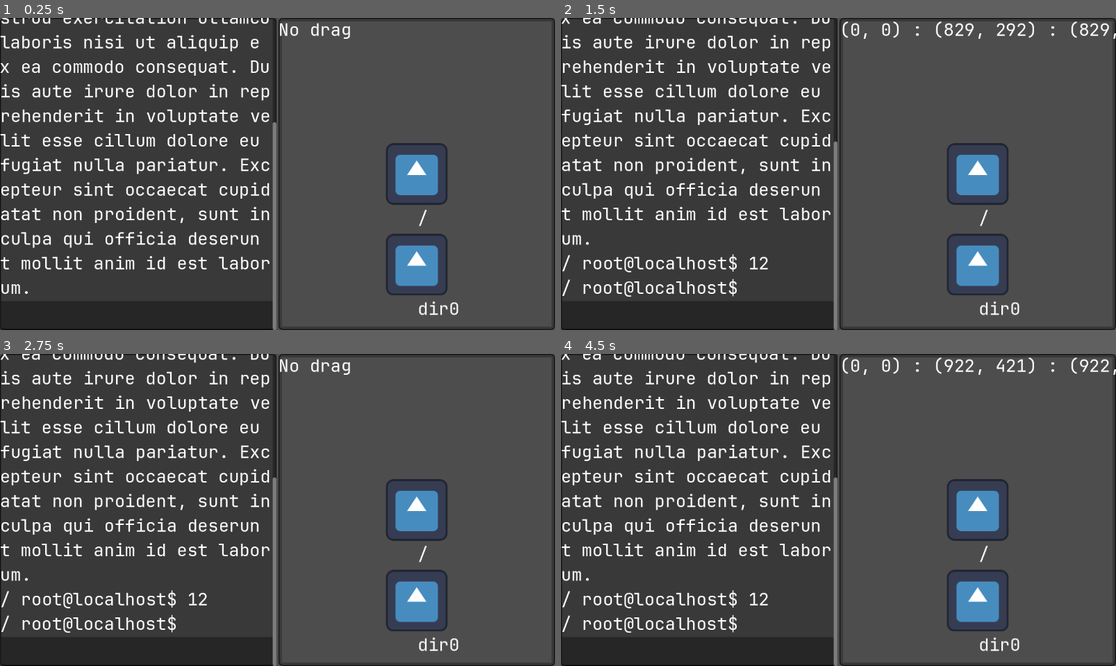
Above: before the commit, frames 1-4 (two rows, left to right).
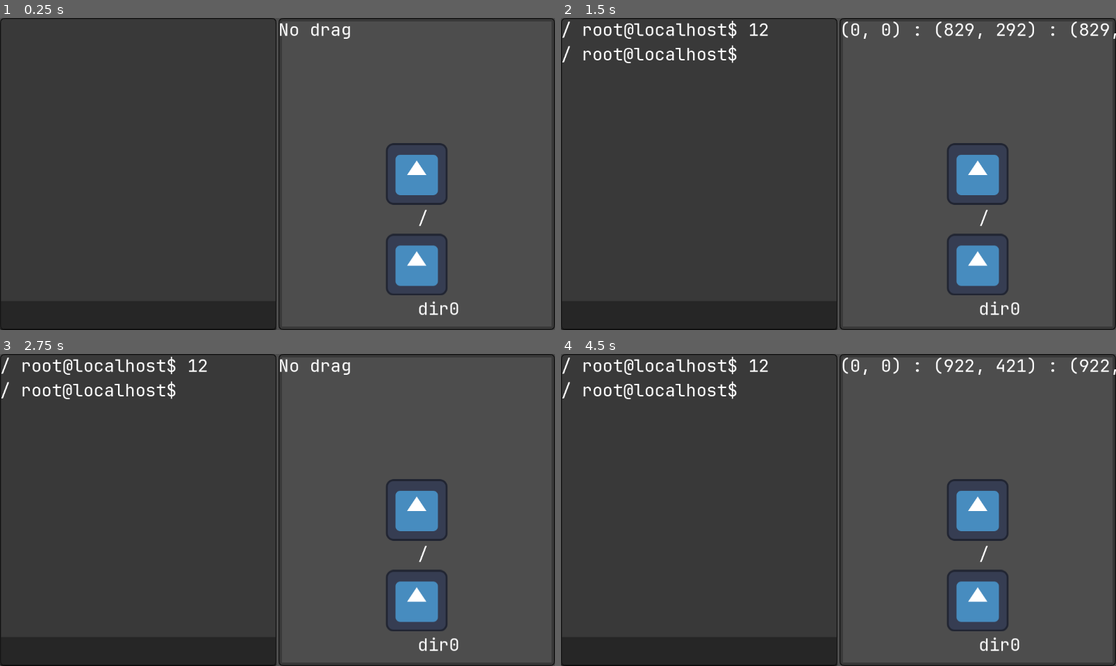
Above: after the commit, the same moments.

Repository: Curtis-Barnhart/GVS
Game: Godot game, scene res://Main.tscn
Two runs of this game, one before a commit and one after it. Both use one fixed random seed, a clock stepped at 60 frames per second and the inputs below. The engine's default icon, where the game draws it, is replaced by a stand-in: a white triangle on a blue panel in a dark square.
Inputs (mouse positions are in pixels of both pictures, inside the frame that each line leads up to):
- Up to frame 1 (0.25 s): no input
- Up to frame 2 (1.5 s): click (699, 314) at 0.52 s; type "12" at 0.6 s; tap Enter at 1.25, 1.35 s; move the mouse to (960, 158) at 1.27 s; click (960, 158) at 1.42 s
- Up to frame 3 (2.75 s): tap Space at 2 s; drag from (166, 525) to (416, 510) at 2.02 s
- Up to frame 4 (4.5 s): tap Enter at 2.75, 2.85, 4.25, 4.35 s; move the mouse to (894, 441) at 2.77 s; click (894, 441) at 2.92 s; tap Space at 3.5 s; drag from (810, 572) to (977, 600) at 3.52 s; move the mouse to (1005, 556) at 4.27 s; click (1005, 556) at 4.42 s

The runs differ from the first frame. In frame 1, 7.0% of the frame differs, in the area x 0-50%, y 0-100%; in frame 2, 7.6%; in frame 3, 7.6%; in frame 4, 7.6%.

Commit message:
Made utility queue object for passing strings between processes, made process ABC to simulate a process running with IO

Diff:
--- /dev/null
+++ b/gvm/process/premade/ls.gd
@@ -0,0 +1,24 @@
+class_name ProcessLS
+extends GVProcess
+
+
+func run() -> int:
+    var args: PackedStringArray = self.vargs.slice(1)
+    match Array(args):
+        []:
+            # TODO: update for files
+            for path in self.fs_man.read_dirs_in_dir(self.cwd):
+                var strpath: String = path.last()
+                if not strpath.begins_with("."):
+                    self.stdout.write(strpath + "\n")
+        ["-a"]:
+            for path in self.fs_man.read_dirs_in_dir(self.cwd):
+                var strpath: String = path.last().as_string(false)
+                self.stdout.write(strpath + "\n")
+        ["-a", ..]:
+            self.stdout.write("Not implemented yet\n")
+            return 1
+        [..]:
+            self.stdout.write("Not implemented yet\n")
+            return 1
+    return 0
--- /dev/null
+++ b/gvm/process/premade/mkdir.gd
@@ -0,0 +1 @@
+extends Node
--- /dev/null
+++ b/gvm/process/premade/rmdir.gd
@@ -0,0 +1 @@
+extends Node
--- /dev/null
+++ b/gvm/process/process.gd
@@ -0,0 +1,30 @@
+class_name GVProcess
+extends RefCounted
+
+var fs_man: FSManager = null
+## Queue to read strings from
+var stdin: IOQueue
+## Queue of outputed strings
+var stdout: IOQueue
+var vargs: PackedStringArray
+var cwd: FSPath
+
+
+func _init(
+    fs_manager: FSManager,
+    stdin: IOQueue,
+    stdout: IOQueue,
+    vargs: PackedStringArray,
+    cwd: FSPath
+) -> void:
+    self.fs_man = fs_manager
+    self.stdin = stdin
+    self.stdout = stdout
+    self.vargs = vargs
+    self.cwd = cwd
+
+
+func run() -> int:
+    # An abstract process can't run!
+    assert(false)
+    return 0
--- a/gvm/shell/GVShell.tscn
+++ b/gvm/shell/GVShell.tscn
@@ -42,7 +42,6 @@
 layout_mode = 2
 size_flags_horizontal = 3
 size_flags_vertical = 3
-text = "Lorem ipsum dolor sit amet, consectetur adipiscing elit, sed do eiusmod tempor incididunt ut labore et dolore magna aliqua. Ut enim ad minim veniam, quis nostrud exercitation ullamco laboris nisi ut aliquip ex ea commodo consequat. Duis aute irure dolor in reprehenderit in voluptate velit esse cillum dolore eu fugiat nulla pariatur. Excepteur sint occaecat cupidatat non proident, sunt in culpa qui officia deserunt mollit anim id est laborum."
 label_settings = SubResource("LabelSettings_f0xxu")
 autowrap_mode = 1
 
--- a/gvm/shell/gv_shell.gd
+++ b/gvm/shell/gv_shell.gd
@@ -4,6 +4,7 @@
 var PATH: Array[String]
 var CWD: FSPath = FSPath.new([])
 var fs_man: FSManager = null
+var shell_write: ShellWriter = ShellWriter.new()
 const sh_prompt: String = "root@localhost$ "
 static var scroll_frames: int = 1
 
@@ -25,6 +26,7 @@
 # Called when the node enters the scene tree for the first time.
 func _ready() -> void:
     self.scroll_bottom()
+    self.shell_write.history = self.history
     pass # Replace with function body.
 
 
@@ -35,26 +37,43 @@
         self.scroll_frames -= 1
 
 
+func write(msg: String) -> void:
+    self.history.text += msg + "\n"
+
+
+class ShellWriter extends IOQueue:
+    var history: Label
+
+    func write(str: String) -> void:
+        self.history.text += str
+
+
 func _on_prompt_user_entered() -> void:
-    self.history.text += "\n" \
-                      + self.CWD.as_string() \
+    self.history.text += self.CWD.as_string() \
                       + " " \
                       + GVShell.sh_prompt \
-                      + self.prompt.text
+                      + self.prompt.text \
+                      + "\n"
 
     # Array[String] I HATE TYPE ERASURE I HATE TYPE ERASURE I HATE TYPE ERA
-    var input: Array = Array(self.prompt.text.split(" "))
-    match input:
+    var input: PackedStringArray = self.prompt.text.split(" ")
+    match Array(input):
         ["cd", var where]:
             var loc: FSPath = self.CWD.compose(FSPath.new(where.split("/")))
             if self.fs_man.contains_dir(loc):
                 self.CWD = self.fs_man.reduce_path(loc)
         ["mkdir", var name]:
             var loc: FSPath = self.CWD.compose(FSPath.new(name.split("/")))
-            if fs_man.create_dir(loc):
-                self.history.text += "\n%s created!" % fs_man.reduce_path(loc)
-        ["ls"]:
-            self.history.text += "\n" + "\n".join(self.fs_man.read_dirs_in_dir(self.CWD).map(func (path): return path.as_string()))
+            self.fs_man.create_dir(loc)
+        ["ls", ..]:
+            var ls_proc: ProcessLS = ProcessLS.new(
+                self.fs_man,
+                null,
+                self.shell_write,
+                input,
+                self.CWD
+            )
+            ls_proc.run()
         ["clear"]:
             self.history.text = ""
         var huh:
--- /dev/null
+++ b/gvm/util/io_queue.gd
@@ -0,0 +1,69 @@
+class_name IOQueue
+extends RefCounted
+
+var data: PackedStringArray = []
+
+
+func is_empty() -> bool:
+    if self.data.is_empty():
+        return true
+    return false
+
+
+func find(str: String) -> int:
+    var index: int = 0
+
+    for message in self.data:
+        var contain: int = message.find(str)
+        if contain == -1:
+            index += len(message)
+            continue
+        else:
+            return index + contain
+
+    return -1
+
+
+func write(str: String) -> void:
+    self.data.push_back(str)
+
+
+func read_until(str: String) -> String:
+    var found: int = self.find(str)
+    if found == -1:
+        return ""
+    return self.unchecked_read(found + len(str))
+
+
+func read(ct: int = 1) -> String:
+    assert(ct > 0)
+
+    if self.size() < ct:
+        return ""
+
+    var str_buf: PackedStringArray = []
+    return self.unchecked_read(ct)
+
+
+func size() -> int:
+    var acc: int = 0
+    for str in self.data:
+        acc += len(str)
+    return acc
+
+
+func unchecked_read(ct: int = 1) -> String:
+    assert(ct > 0)
+    var str_buf: PackedStringArray = []
+    while ct > 0:
+        if self.is_empty():
+            break
+
+        if len(self.data[0]) > ct:
+            str_buf.push_back(self.data[0].substr(0, ct))
+            self.data[0] = self.data[0].substr(ct)
+        else:
+            str_buf.push_back(self.data[0])
+            self.data.remove_at(0)
+
+    return "".join(str_buf)
